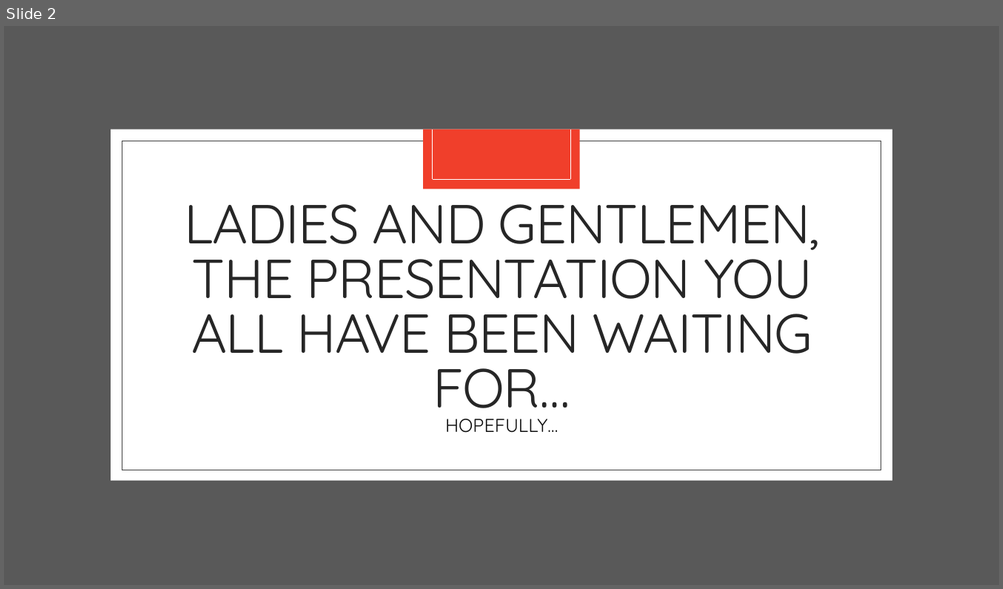
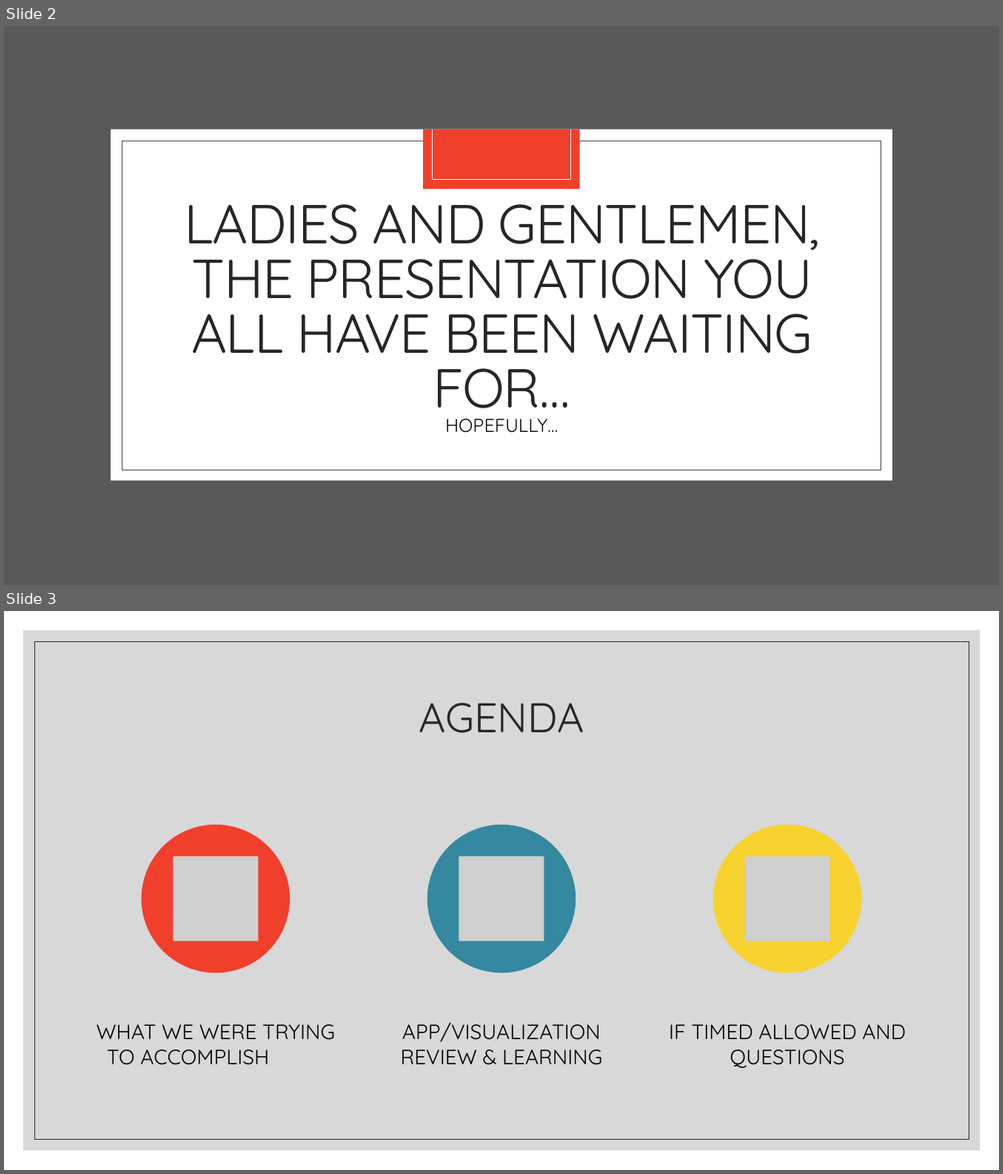
Before and after one commit to JeniLam/Spotify-Dashboard, a slide deck: gOGOGAGA.pptx. Shown one above the other, each under a label of ours: slide 2 before the commit, slides 2 and 3 after it. The pictures are 1003x589 and 1003x1174 pixels, drawn with LibreOffice and Linux fonts; fonts in the diff are those of the drawing; grey boxes stand for pictures. Boxes give left, top, right and bottom in pixels: in the first picture for what was removed or moved away, otherwise in the second. Text is boxed around its words. In the diff, an @@ line names an element or a change of style, - is before the commit and + after.

```diff
--- a/gOGOGAGA.pptx
+++ b/gOGOGAGA.pptx
@@ slide 3 added at (4,611,999,1170), background #FFFFFF @@
@@ rectangle added at (23,630,980,1151), fill #BFBFBF at 60% opacity @@
@@ rectangle added at (34,641,969,1140), outline #262626 0.5 pt @@
@@ title added at (418,703,583,733), 40 pt, text #262626 @@
+AGENDA
@@ group added at (96,825,905,1068): 3 ellipses, 3 pictures, 3 texts @@
+WHAT WE WERE TRYING TO ACCOMPLISH
+APP/VISUALIZATION REVIEW & LEARNING
+IF TIMED ALLOWED AND QUESTIONS
```
Also in this commit, not shown: 1 slide changed, 5 other slides added, 5 slides removed.
